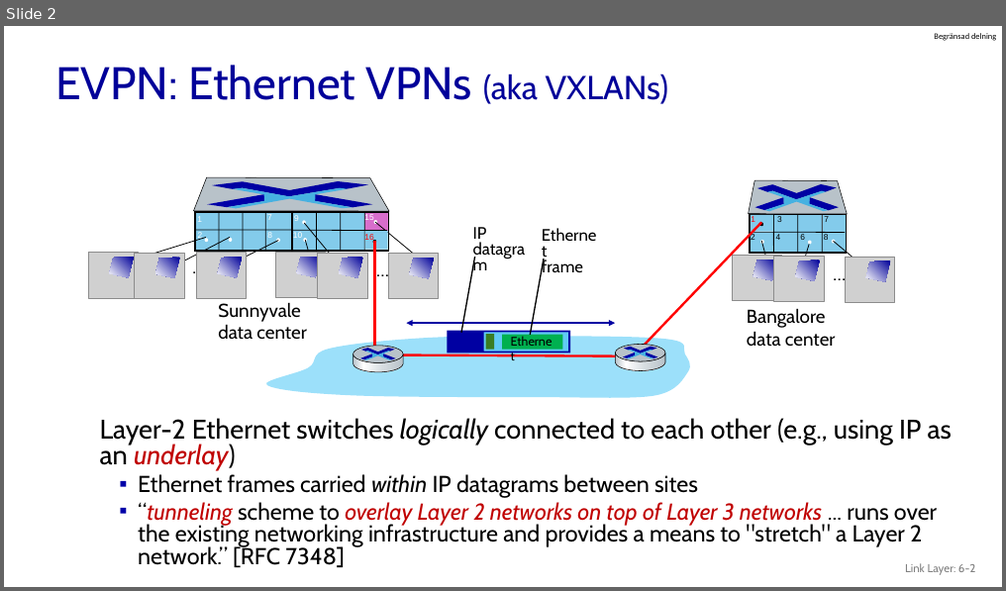
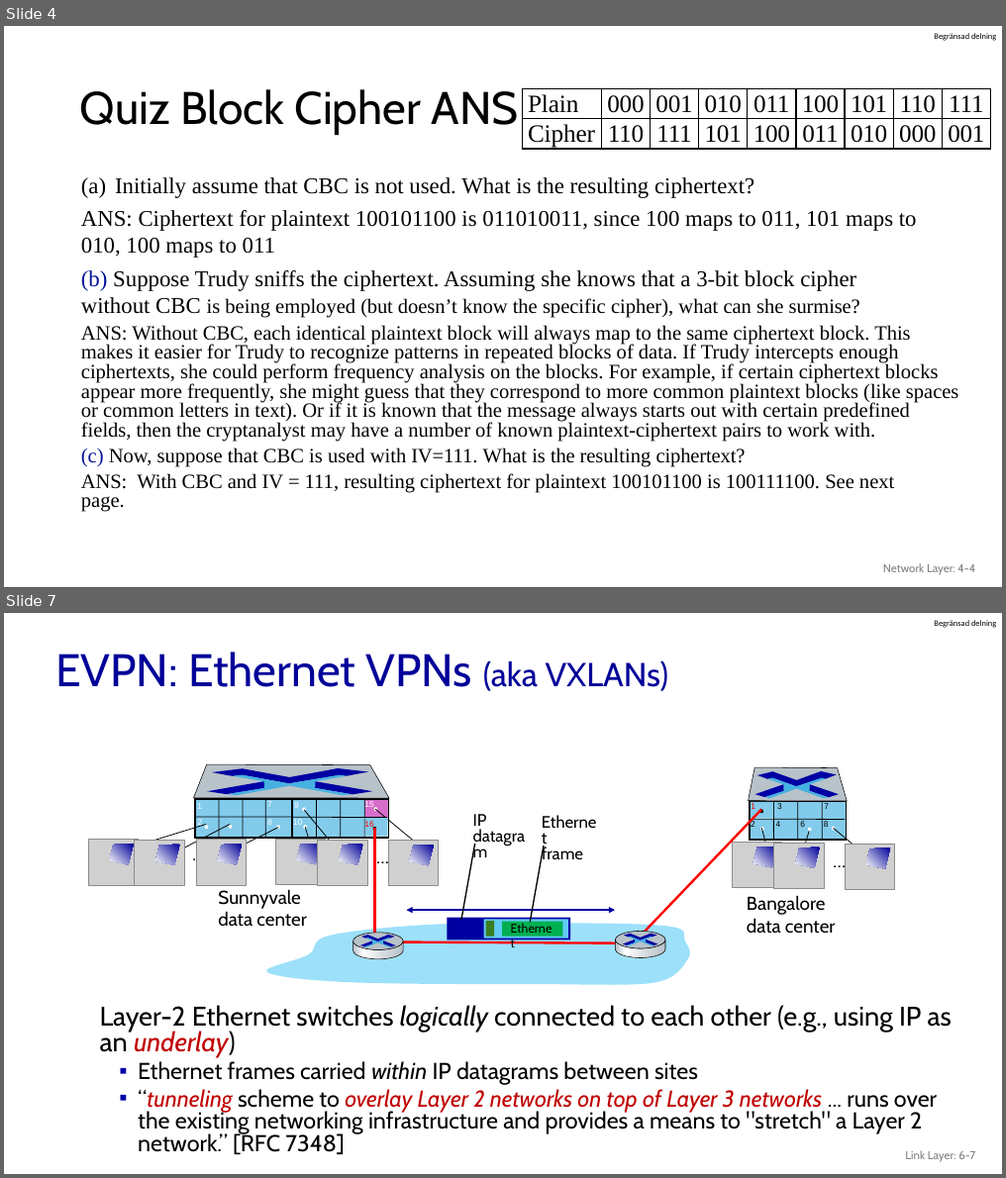
Before and after one commit to guhofstra/CSC175, a slide deck: PPTs/Omitted/Leftovers.pptx. Shown one above the other, each under a label of ours: slide 2 before the commit, slides 4 and 7 after it; the slides between them are not shown. The pictures are 1006x591 and 1006x1178 pixels, drawn with LibreOffice and Linux fonts; fonts in the diff are those of the drawing; grey boxes stand for pictures. Boxes give left, top, right and bottom in pixels: in the first picture for what was removed or moved away, otherwise in the second. Text is boxed around its words. In the diff, an @@ line names an element or a change of style, - is before the commit and + after.

```diff
--- a/PPTs/Omitted/Leftovers.pptx
+++ b/PPTs/Omitted/Leftovers.pptx
@@ slide 4 added at [4, 26, 1002, 587], background #FFFFFF; not listed: 1 template element that a slide beside it also shows @@
@@ title added at [80, 89, 519, 135], 44 pt, text #000000 @@
+Quiz Block Cipher ANS
@@ table added at [522, 89, 991, 152], 2 rows, 9 columns @@
+Plain | 000 | 001 | 010 | 011 | 100 | 101 | 110 | 111
+Cipher | 110 | 111 | 101 | 100 | 011 | 010 | 000 | 001
@@ text added at [81, 177, 959, 512], 19.6 pt, text #000000 @@
+(a) Initially assume that CBC is not used. What is the resulting ciphertext?
+ANS: Ciphertext for plaintext 100101100 is 011010011, since 100 maps to 011, 101 maps to 010, 100 maps to 011
+(b) Suppose Trudy sniffs the ciphertext. Assuming she knows that a 3-bit block cipher without CBC is being employed (but doesn’t know the specific cipher), what can she surmise?
+ANS: Without CBC, each identical plaintext block will always map to the same ciphertext block. This makes it easier for Trudy to recognize patterns in repeated blocks of data. If Trudy intercepts enough ciphertexts, she could perform frequency analysis on the blocks. For example, if certain ciphertext blocks appear more frequently, she might guess that they correspond to more common plaintext blocks (like spaces or common letters in text). Or if it is known that the message always starts out with certain predefined fields, then the cryptanalyst may have a number of known plaintext-ciphertext pairs to work with.
+(c) Now, suppose that CBC is used with IV=111. What is the resulting ciphertext?
+ANS: With CBC and IV = 111, resulting ciphertext for plaintext 100101100 is 100111100. See next page.
@@ text added at [883, 564, 975, 575], 11 pt, text #808080 @@
+Network Layer: 4-4
@@ what was slide 2 is now slide 7 @@
@@ text at [905, 1151, 975, 1162]: text changed @@
-Link Layer: 6-2
+Link Layer: 6-7
```
Also in this commit, not shown: 4 other slides added, 10 other files.
